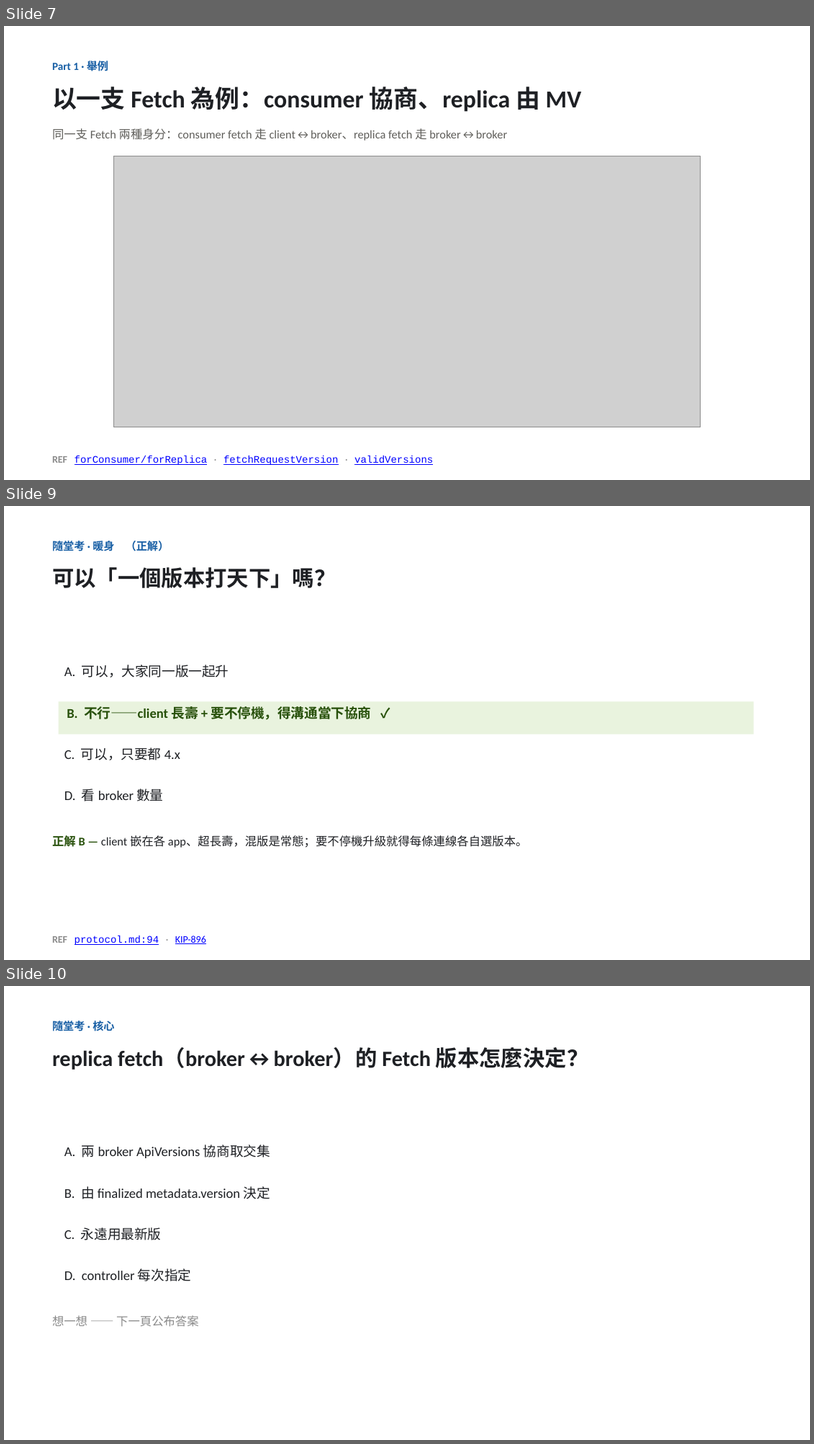
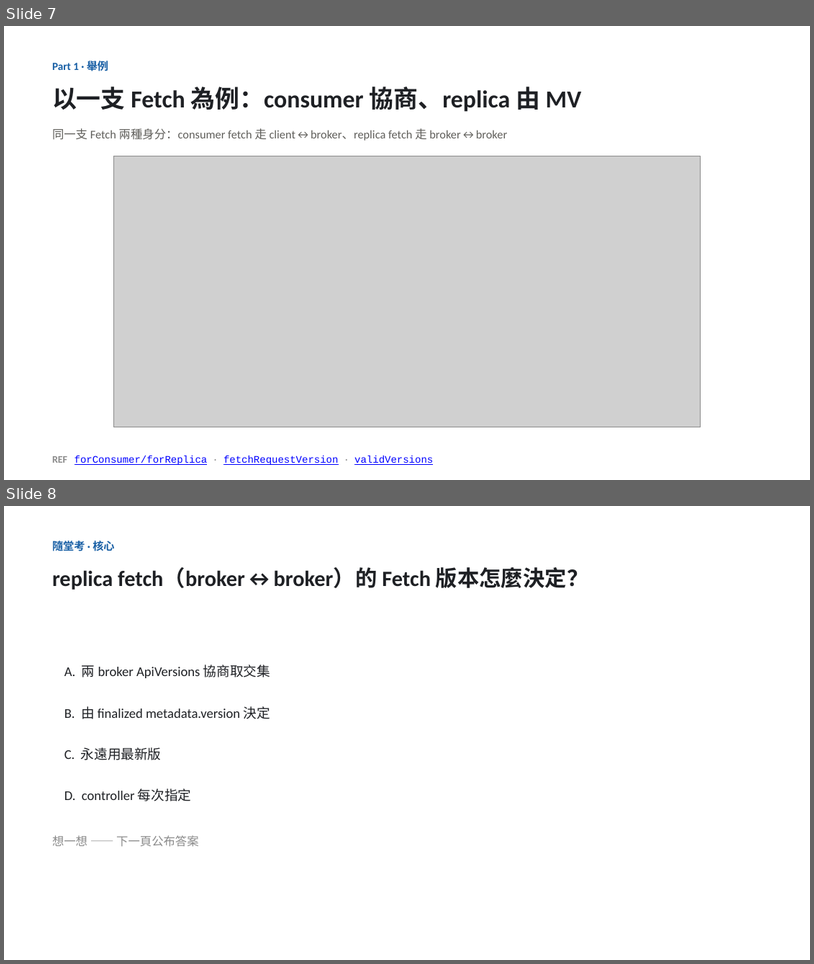
Before and after one commit to unknowntpo/kafka, a slide deck: study/version-control/kafka-version-negotiation.pptx. Shown one above the other, each under a label of ours: slides 7, 9 and 10 before the commit, slides 7 and 8 after it; the slides between them are not shown. The pictures are 814x1444 and 814x964 pixels, drawn with LibreOffice and Linux fonts; fonts in the diff are those of the drawing; grey boxes stand for pictures. Boxes give left, top, right and bottom in pixels: in the first picture for what was removed or moved away, otherwise in the second. Text is boxed around its words. In the diff, an @@ line names an element or a change of style, - is before the commit and + after.

Commit message:
study(version-control): Part 1 因果拆乾淨、隨堂考砍到 2 題
- 拆成 動機(為何對不齊→協商) / 術語(版本是哪一層) / 架構(三種連線各自怎麼選)，三個不同問題，不再重複「一個版本不夠」
- 三角色地圖併進「架構」那張、controller 一次登場；移除易誤導的「三種通訊 而且 對不齊」因果綁定
- 隨堂考 3→2（移除過於簡單的「一個版本打天下」）；14 張
- talk-outline.md 同步

```diff
--- a/study/version-control/kafka-version-negotiation.pptx
+++ b/study/version-control/kafka-version-negotiation.pptx
@@ slide 9 removed at [4,506,810,960], background #FFFFFF @@
@@ text removed at [52,539,170,554] @@
-隨堂考 · 暖身 （正解）
@@ text removed at [52,567,336,588] @@
-可以「一個版本打天下」嗎？
@@ text removed at [64,664,229,677] @@
-A. 可以，大家同一版一起升
@@ rectangle removed at [59,701,754,734] @@
-B. 不行——client 長壽 + 要不停機，得溝通當下協商 ✓
@@ text removed at [64,747,180,760] @@
-C. 可以，只要都 4.x
@@ text removed at [64,788,163,801] @@
-D. 看 broker 數量
@@ text removed at [52,835,528,847] @@
-正解 B — client 嵌在各 app、超長壽，混版是常態；要不停機升級就得每條連線各自選版本。
@@ text removed at [52,935,206,944] @@
-REF protocol.md:94 · KIP-896
@@ what was slide 10 is now slide 8 @@
```
Also in this commit, not shown: 4 slides changed, 1 other slide removed, 2 other files.
